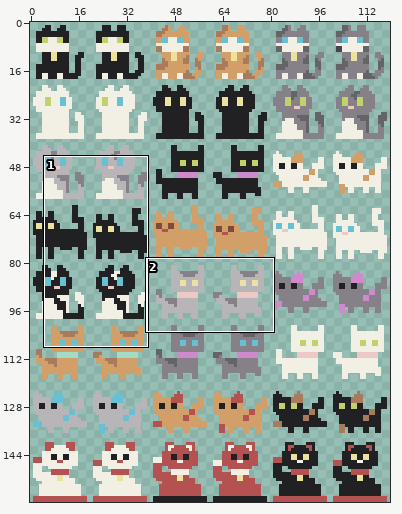
Two states of a sprite sheet, images/cats-spritesheet.png. The picture above shows the old version from afar; the outline marks the close-up.
Close-up. First the earlier version:
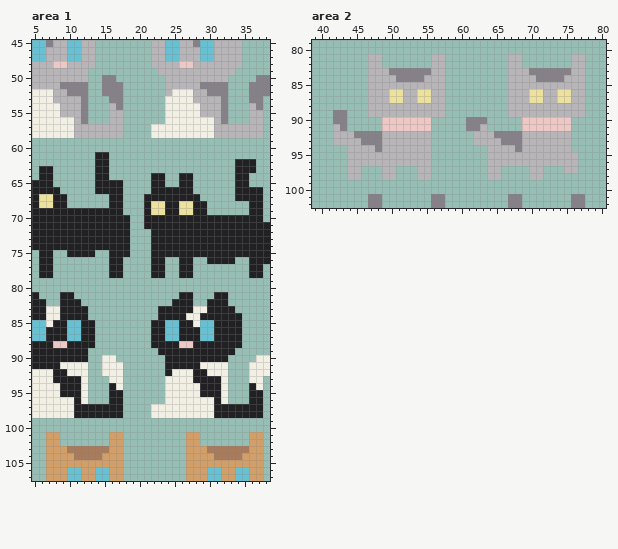
The file is 120x160 pixels. Shown: area 1: x 5..38, y 45..107; area 2: x 39..80, y 79..102.
After the commit:
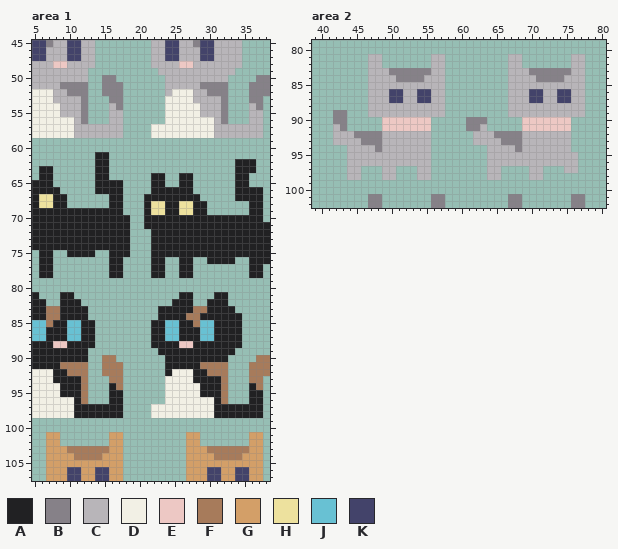
Palette (. is transparent): A #212123  B #868188  C #b8b5b9  D #f2f0e5  E #edc8c4  F #a77b5b  G #d39f68  H #ede19e  J #68c1d3  K #43436a
The edit:
Area 1:
The edit turns colour D into colour F in row 83 at x 7 to 8 and 28 to 29; in row 84 at x 7 to 8 and 27 to 28; in row 85 at x 7 and 28; in row 90 at x 15 to 16 and 37 to 38; in row 91 at x 9 to 12, 15 to 17, 29 to 32 and 36 to 38; in row 92 at x 10 to 12, 15 to 17, 30 to 32 and 36 to 38.
The edit turns colour D into colour F in row 93 at x 12, 16 to 17, 32 and 36 to 37; in row 94 at x 12, 17, 32 and 37; in rows 95 to 96 at x 12 and 32.
The edit turns colour J into colour K in rows 45 to 47 at x 5 to 6, 10 to 11, 24 to 25 and 29 to 30; in rows 106 to 107 at x 10 to 11, 14 to 15, 30 to 31 and 34 to 35.
Area 2:
The edit turns colour H into colour K in rows 86 to 87 at x 50 to 51, 54 to 55, 70 to 71 and 74 to 75.
